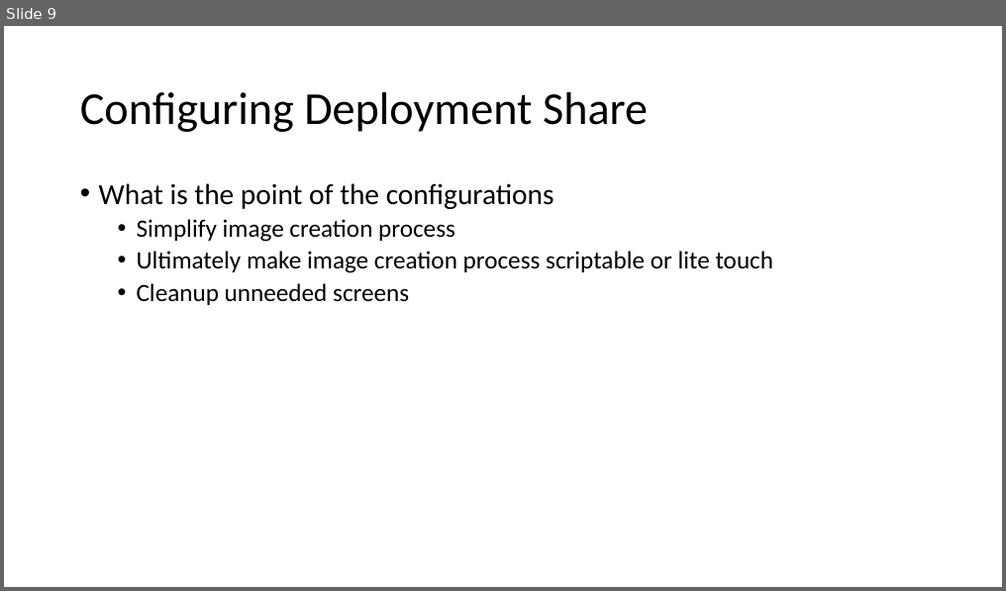
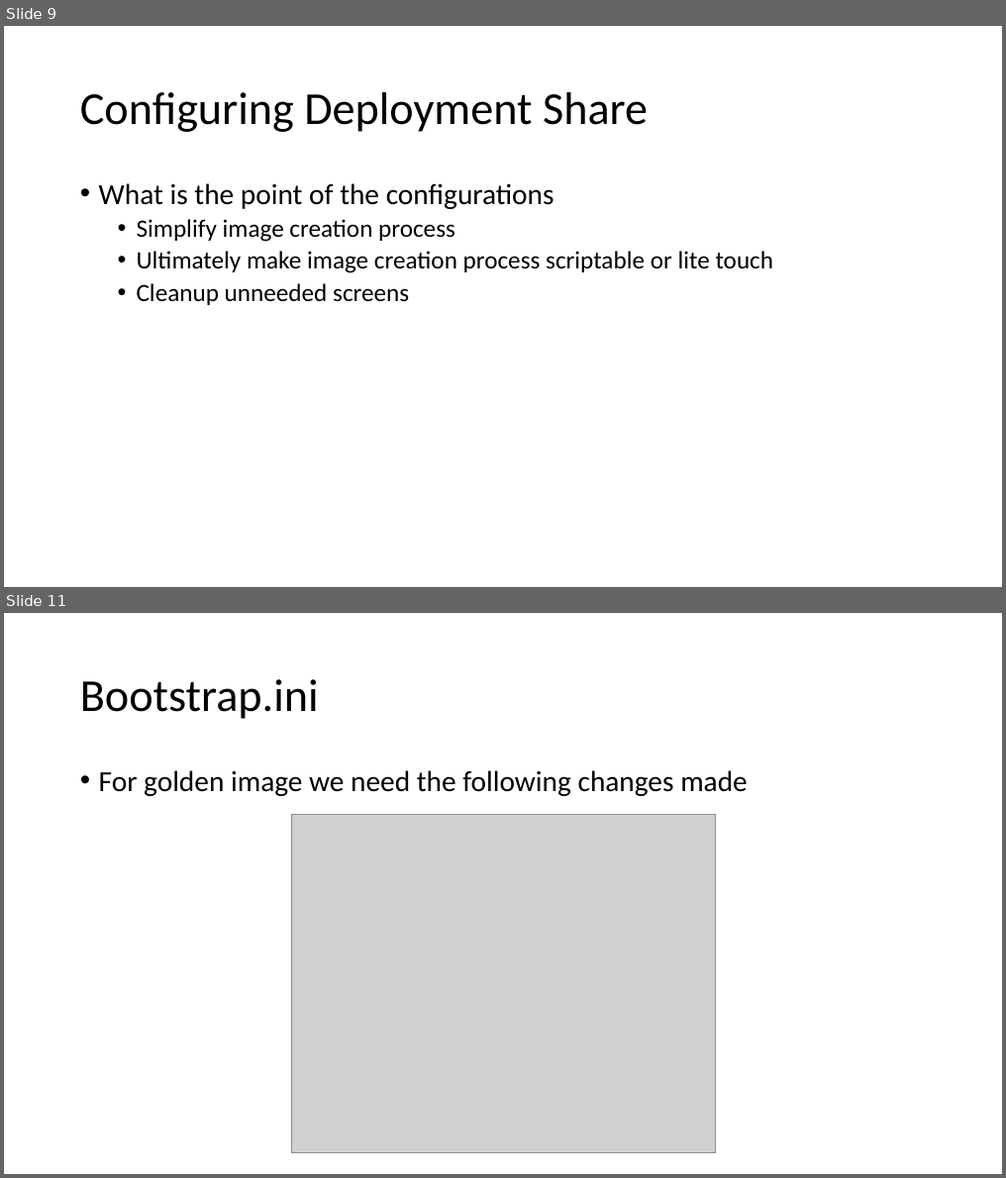
Before and after one commit to fydexx/HECC-2018, a slide deck: Part_01/Section01.pptx. Shown one above the other, each under a label of ours: slide 9 before the commit, slides 9 and 11 after it; the slides between them are not shown. The pictures are 1006x591 and 1006x1178 pixels, drawn with LibreOffice and Linux fonts; fonts in the diff are those of the drawing; grey boxes stand for pictures. Boxes give left, top, right and bottom in pixels: in the first picture for what was removed or moved away, otherwise in the second. Text is boxed around its words. In the diff, an @@ line names an element or a change of style, - is before the commit and + after.

```diff
--- a/Part_01/Section01.pptx
+++ b/Part_01/Section01.pptx
@@ slide 11 added at bbox=[4, 613, 1002, 1174], background #FFFFFF @@
@@ title added at bbox=[80, 679, 319, 719], 44 pt, text #000000 @@
+Bootstrap.ini
@@ text added at bbox=[99, 770, 747, 796], 28 pt, text #000000 @@
+• For golden image we need the following changes made
@@ picture added at bbox=[291, 814, 715, 1153] @@
```
Also in this commit, not shown: 1 slide changed, 1 other slide added.
